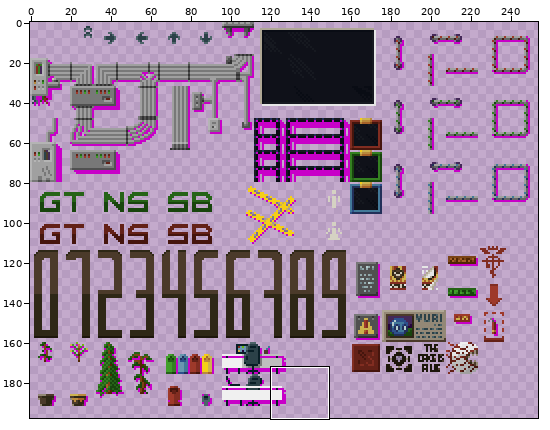
Two states of a sprite sheet, assets/tileset/Decals.png. Above: a wide view before the commit, with the close-up outlined.
Close-up. First the earlier version:
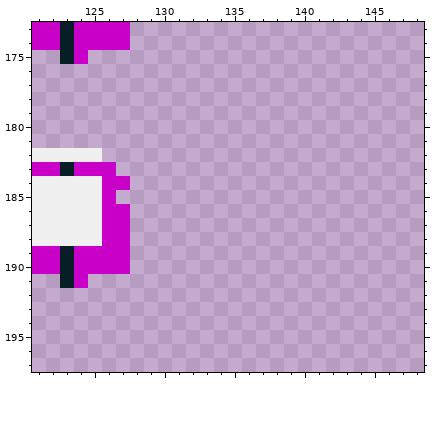
The file is 256x224 pixels. Shown: x 121..148, y 173..197. The wide view leaves out empty margins.
Once edited:
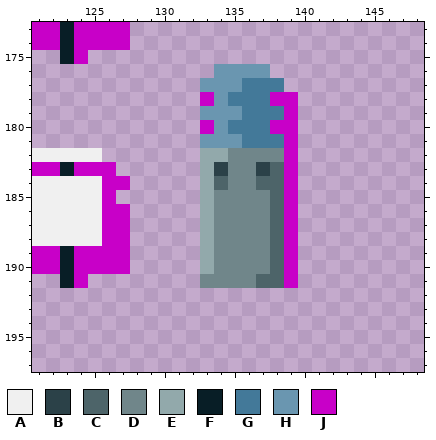
Palette (. is transparent): A #f0f0f0  B #2b4148  C #4d6469  D #70868a  E #92a9ab  F #081e26  G #437999  H #6a96b0  J #c800c8
What changed:
y 176: x 134..137 .... -> HHHH
y 177: x 133..138 ...... -> HHHGGG
y 178: x 133..139 ....... -> JHGGGJJ
y 179: x 133..139 ....... -> HHHGGGJ
y 180: x 133..139 ....... -> JHGGGJJ
y 181: x 133..139 ....... -> HHHGGGJ
y 182: x 133..139 ....... -> EEDDDDJ
y 183: x 133..139 ....... -> EBDDBCJ
y 184: x 133..139 ....... -> ECDDCCJ
y 185..190: x 133..139 ....... -> EDDDDCJ
y 191: x 133..139 ....... -> DDDDCCJ
Pixel boxes of the changes (left, top, right, bottom) in both close-ups:
added: (200, 64, 298, 288)
